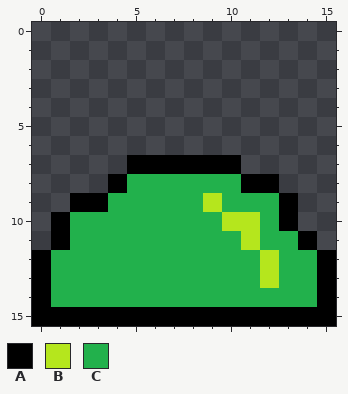
A pixel-art sprite gets an edit: src/main/webapp/shooter/img/enmBatteryBase.png. Above, as it was before the edit.
The file is 16x16 pixels.
Palette (. is transparent): A #000000  B #b5e61d  C #22b14c
Pixels before, first column x 0:
 7 .....AAAAAA.....
 8 ....ACCCCCCAA...
 9 ..AACCCCCBCCCA..
10 .ACCCCCCCCBBCA..
11 .ACCCCCCCCCBCCA.
12 ACCCCCCCCCCCBCCA
13 ACCCCCCCCCCCBCCA
14 ACCCCCCCCCCCCCCA
15 AAAAAAAAAAAAAAAA
After the commit:
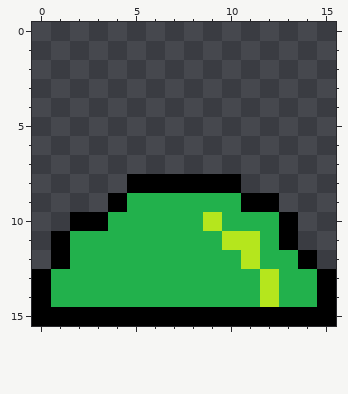
Edits made:
Changed rows in their new state; - is an unchanged pixel.
first column x 0:
 7 -----......-----
 8 ----.AAAAAA..---
 9 --..A----C-AA.--
10 -.AA-----BCC----
11 ----------B--A.-
12 .A---------BC-A.
14 ------------B---
